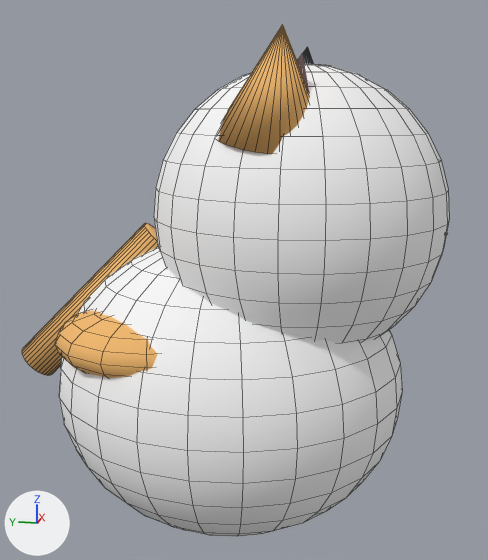
Two versions of the Blender file public/models/blender/my_cat.blend, one commit apart.
Both versions are drawn from a 50 mm lens placed at (-2.14, -0.421, 0.887), pointed at (0.025, 0.011, 0.346). Lighting does not change. The marker at lower left points along +X, +Y and +Z. The first picture is the older version. Mesh edges are drawn as thin lines.

In view in the first picture: 'CalicoCat'.
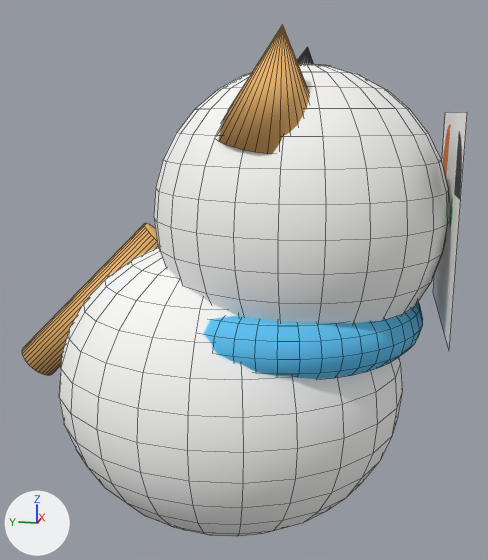
What differs and where, as boxes [x1, y1, x2, y2] in the pictures (488 x 560 px):
'CalicoCat', reshaped
    before: [22, 24, 449, 537]
    after: [22, 24, 467, 537]
part 1 of me_sphere, added (blue)
    after: [203, 301, 423, 379]
part 2 of me_sphere, deleted (mostly hidden)
    before: [297, 54, 308, 88]
part 3 of me_sphere, deleted
    before: [54, 311, 158, 378]
part 4 of me_sphere, added
    after: [433, 112, 467, 349]

What the commit changed:
Picture 'cat_face.png' (img_cat_face_png) is new.
Material 'ScarfBlue' (mat_scarfblue) is new.
Its base color is (0.1, 0.55, 0.9) (blue #59c4f3).
Its roughness is 0.8.
Material 'CatFaceTex' (mat_catfacetex) is new.
Its texture is img_cat_face_png.
Its roughness is 0.85.
me_sphere is used by ob_calicocat; location (0.0, 0.058, 0.0); scale (1.0, 1.1, 0.95).
Verts and faces of me_sphere; kept vertices keep their numbers, new ones are numbered from 1381.
me_sphere had 1381 vertices, 1439 faces and spanned x -0.53..0.53, y -0.63..0.67, z -0.53..1.17.
me_sphere now has 1434 vertices, 1445 faces and spans x -0.53..0.53, y -0.63..0.67, z -0.53..1.17.
me_sphere part 1: a new loose piece of 576 vertices spanning x -0.46..0.46, y -0.58..0.26, z 0.17..0.36, in mat_scarfblue (blue #59c4f3).
me_sphere part 2: the loose piece of 33 vertices spanning x -0.31..-0.15, y -0.27..-0.13, z 0.86..1.1 is deleted.
Part 3, on me_sphere:
256 vertices are removed from x -0.47..0.43, y -0.1..0.45, z 0.02..0.33.
280 faces are deleted.
Part 4, on me_sphere:
New vertex 1381 is at (-0.32, -0.62, 0.27).
New vertex 1382 is at (0.32, -0.62, 0.27), pixel (433, 292).
New vertex 1383 is at (-0.32, -0.62, 0.94), pixel (467, 112).
New vertex 1384 is at (0.32, -0.62, 0.94), pixel (445, 112).
New faces: (1381, 1382, 1384, 1383) (mat_catfacetex (picture img_cat_face_png)).
Other edits to the shape of me_sphere do not show in these pictures.
me_sphere no longer uses material mat_catpink (pink #ffd3da).
me_sphere no longer uses material mat_cateyes (green #7ce195).
me_sphere gains material mat_catfacetex (picture img_cat_face_png).
me_sphere gains material mat_scarfblue (blue #59c4f3).
